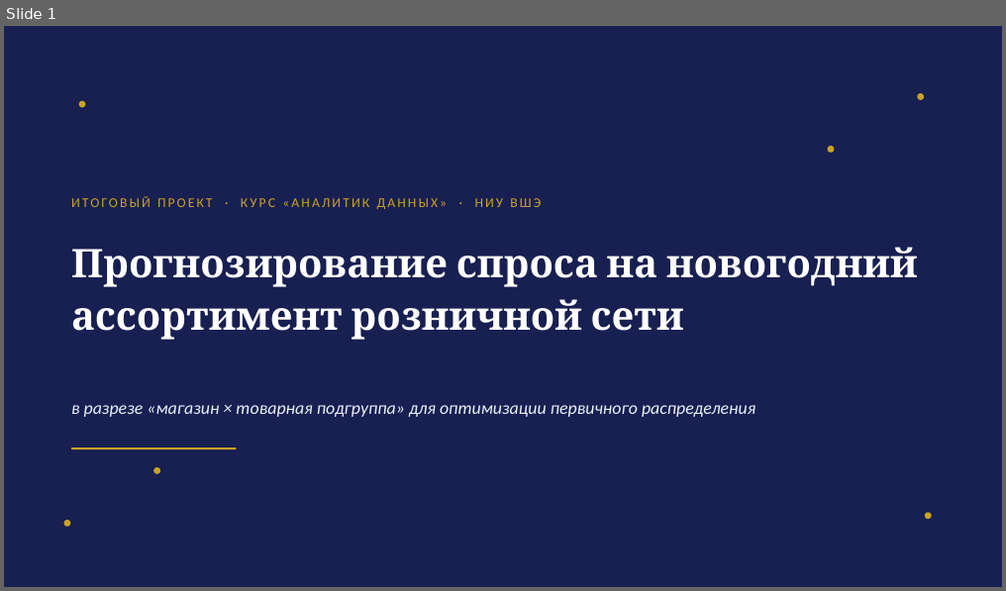
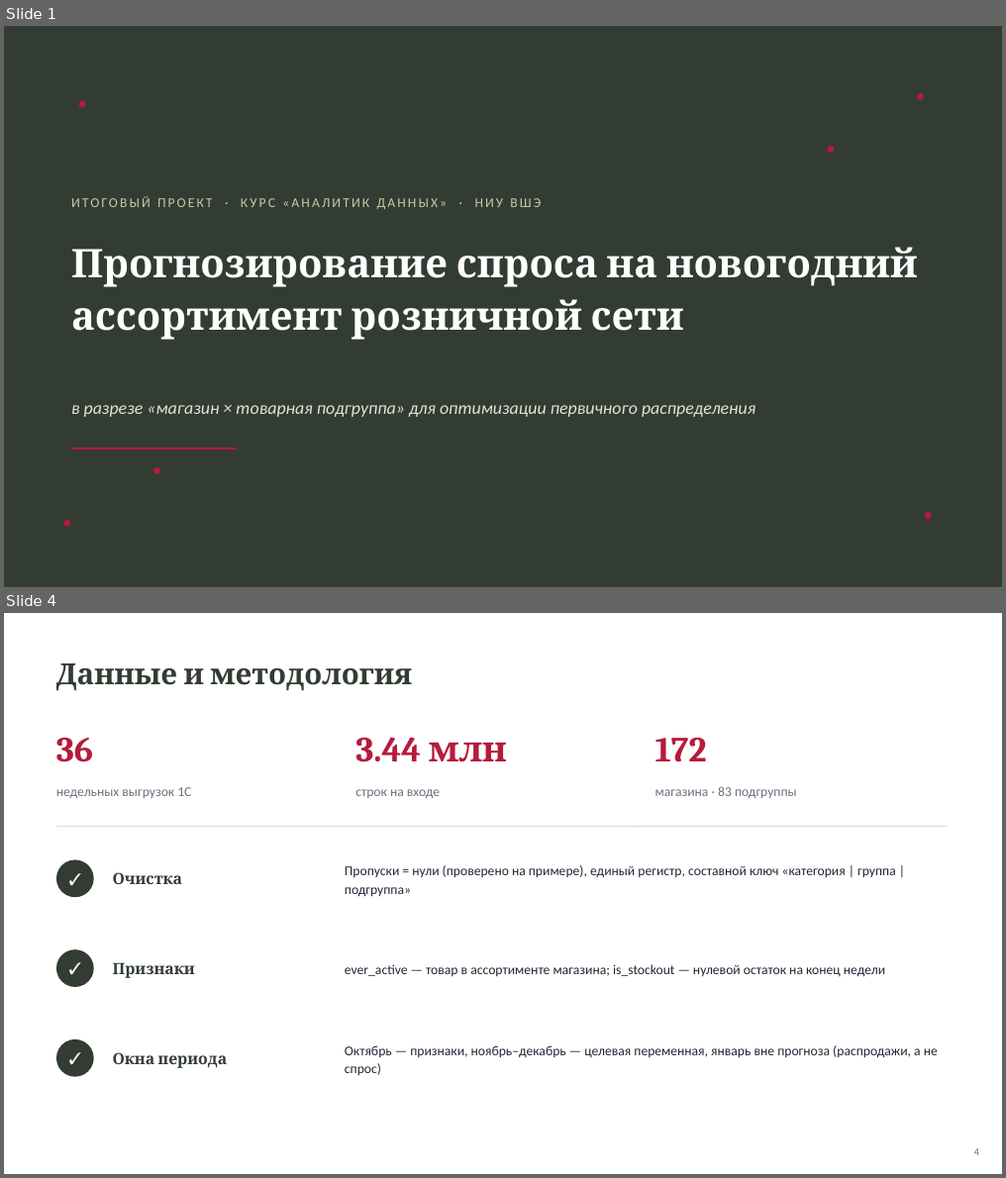
Before and after one commit to AnastasiyaEremina/final_project_hse_eremina, a slide deck: presentation/presentation.pptx. Shown one above the other, each under a label of ours: slide 1 before the commit, slides 1 and 4 after it; the slides between them are not shown. The pictures are 1006x591 and 1006x1178 pixels, drawn with LibreOffice and Linux fonts; fonts in the diff are those of the drawing. Boxes give left, top, right and bottom in pixels: in the first picture for what was removed or moved away, otherwise in the second. Text is boxed around its words. In the diff, an @@ line names an element or a change of style, - is before the commit and + after.

```diff
--- a/presentation/presentation.pptx
+++ b/presentation/presentation.pptx
@@ slide 4 added at bbox=[4, 613, 1002, 1174], background #FFFFFF @@
@@ text added at bbox=[56, 663, 412, 690], 28 pt, text #323C32, bold @@
+Данные и методология
@@ text added at bbox=[56, 738, 93, 762], 34 pt, text #B61B3B, bold @@
+36
@@ text added at bbox=[355, 737, 507, 762], 34 pt, text #B61B3B, bold @@
+3.44 млн
@@ text added at bbox=[655, 738, 707, 762], 34 pt, text #B61B3B, bold @@
+172
@@ text added at bbox=[56, 787, 191, 798], 13 pt, text #6B7280 @@
+недельных выгрузок 1С
@@ text added at bbox=[355, 789, 440, 798], 13 pt, text #6B7280 @@
+строк на входе
@@ text added at bbox=[655, 786, 797, 798], 13 pt, text #6B7280 @@
+магазина · 83 подгруппы
@@ line added from (56, 827) to (947, 827), #D8DEE9 1 pt @@
@@ ellipse added at bbox=[56, 861, 94, 897], fill #323C32 @@
@@ text added at bbox=[56, 861, 94, 897], 16 pt, text #FFFFFF, bold @@
+✓
@@ text added at bbox=[113, 872, 182, 884], 15 pt, text #323C32, bold @@
+Очистка
@@ text added at bbox=[345, 865, 896, 897], 13 pt, text #1F2937 @@
+Пропуски = нули (проверено на примере), единый регистр, составной ключ «категория | группа | подгруппа»
@@ ellipse added at bbox=[56, 950, 94, 987], fill #323C32 @@
@@ text added at bbox=[56, 950, 94, 987], 16 pt, text #FFFFFF, bold @@
+✓
@@ text added at bbox=[113, 962, 195, 978], 15 pt, text #323C32, bold @@
+Признаки
@@ text added at bbox=[345, 964, 885, 977], 13 pt, text #1F2937 @@
+ever_active — товар в ассортименте магазина; is_stockout — нулевой остаток на конец недели
@@ ellipse added at bbox=[56, 1040, 94, 1077], fill #323C32 @@
@@ text added at bbox=[56, 1040, 94, 1077], 16 pt, text #FFFFFF, bold @@
+✓
@@ text added at bbox=[113, 1053, 227, 1068], 15 pt, text #323C32, bold @@
+Окна периода
@@ text added at bbox=[345, 1046, 938, 1075], 13 pt, text #1F2937 @@
+Октябрь — признаки, ноябрь–декабрь — целевая переменная, январь вне прогноза (распродажи, а не спрос)
@@ text added at bbox=[974, 1149, 979, 1156], 10 pt, text #6B7280 @@
+4
@@ slide 1 changed as well @@
@@ background #1E2761 to #323C32 @@
@@ rectangle removed at bbox=[4, 26, 1002, 587] @@
@@ fill #C9A227 to #B61B3B in 6 elements at bbox=[79, 101, 85, 107], bbox=[918, 93, 924, 100], bbox=[63, 520, 70, 527], bbox=[925, 513, 932, 519], bbox=[153, 468, 160, 474], bbox=[828, 146, 835, 153] @@
@@ text "ИТОГОВЫЙ ПРОЕКТ · КУРС «АНАЛИТИК ..." at bbox=[71, 196, 541, 209]: text colour #C9A227 to #C5C9A6 @@
@@ text "в разрезе «магазин × товарная ..." at bbox=[71, 405, 755, 417]: text colour #EAF0FB to #E4E2D3 @@
@@ line (71, 449) - (236, 449): stroke #C9A227 2 pt to #B61B3B 2 pt @@
```
Also in this commit, not shown: 5 other slides changed, 5 other slides added, 3 slides removed, 13 other files.
